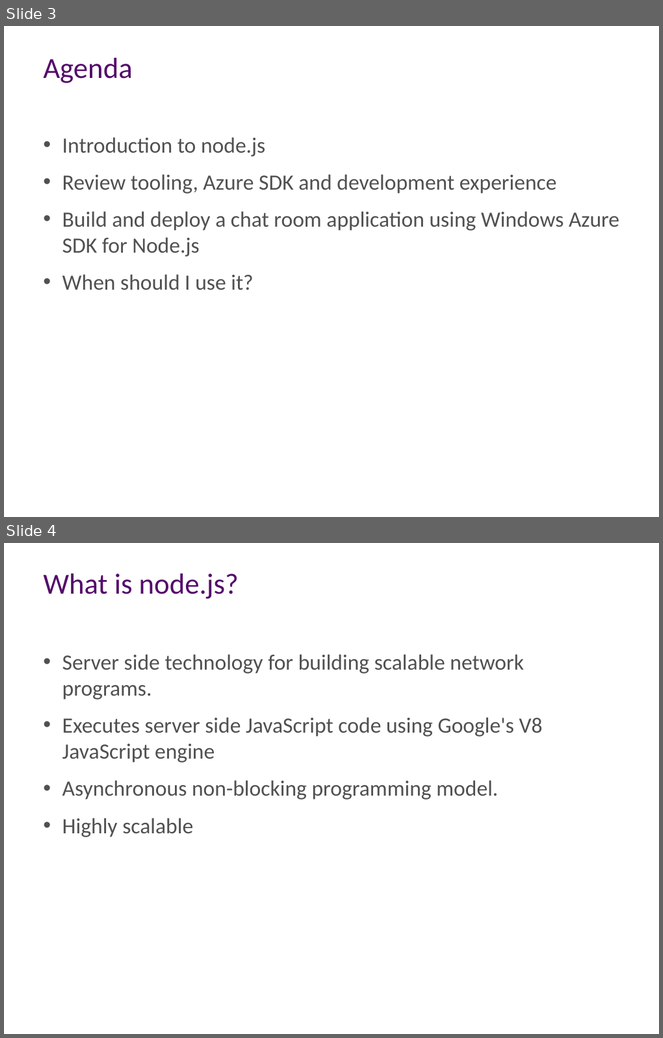
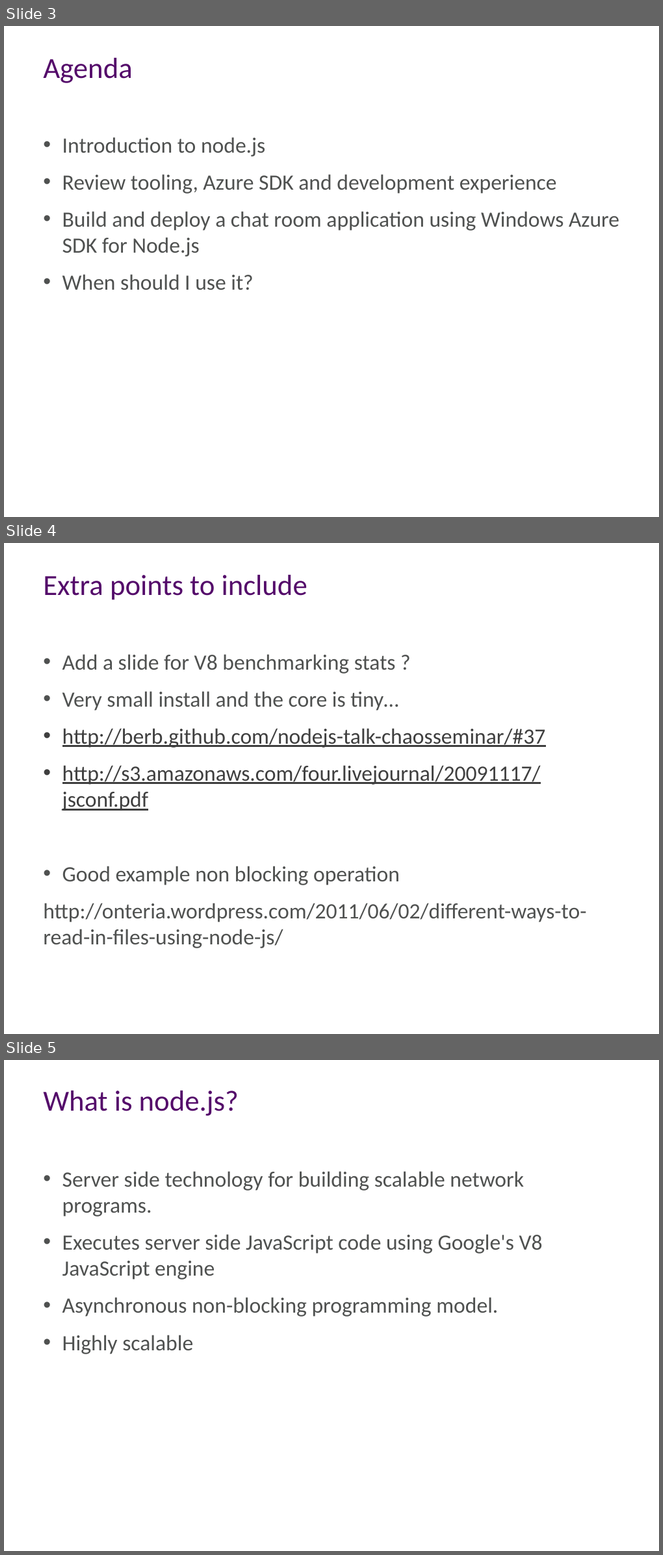
Before and after one commit to aidancasey/AzureNodeChatClient, a slide deck: presentation/Building Node.js Applications on Windows Azure.pptx. Shown one above the other, each under a label of ours: slides 3 and 4 before the commit, slides 3, 4 and 5 after it. The pictures are 663x1038 and 663x1555 pixels, drawn with LibreOffice and Linux fonts; fonts in the diff are those of the drawing; background and template pictures are left out. Boxes give left, top, right and bottom in pixels: in the first picture for what was removed or moved away, otherwise in the second. Text is boxed around its words. In the diff, an @@ line names an element or a change of style, - is before the commit and + after.

```diff
--- a/presentation/Building Node.js Applications on Windows Azure.pptx
+++ b/presentation/Building Node.js Applications on Windows Azure.pptx
@@ slide 4 added at [4,543,659,1034], background #FFFFFF @@
@@ title added at [43,575,308,600], 32 pt, text #540B6A @@
+Extra points to include
@@ text added at [43,654,586,949], 24 pt, text #4F5150 @@
+• Add a slide for V8 benchmarking stats ?
+• Very small install and the core is tiny…
+• http://berb.github.com/nodejs-talk-chaosseminar/#37
+• http://s3.amazonaws.com/four.livejournal/20091117/jsconf.pdf
+• Good example non blocking operation
+http://onteria.wordpress.com/2011/06/02/different-ways-to-read-in-files-using-node-js/
@@ what was slide 4 is now slide 5 @@
```
Also in this commit, not shown: 3 slides changed.
